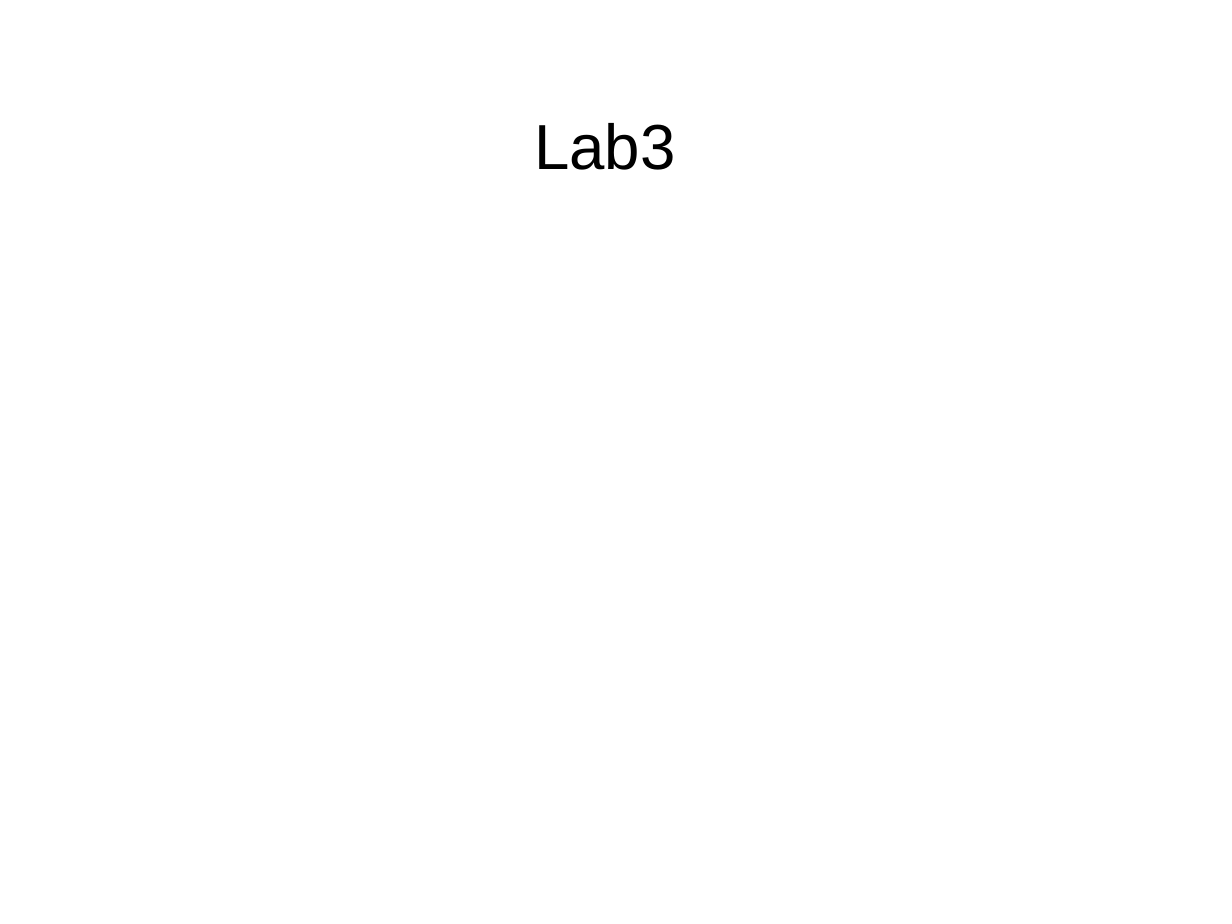
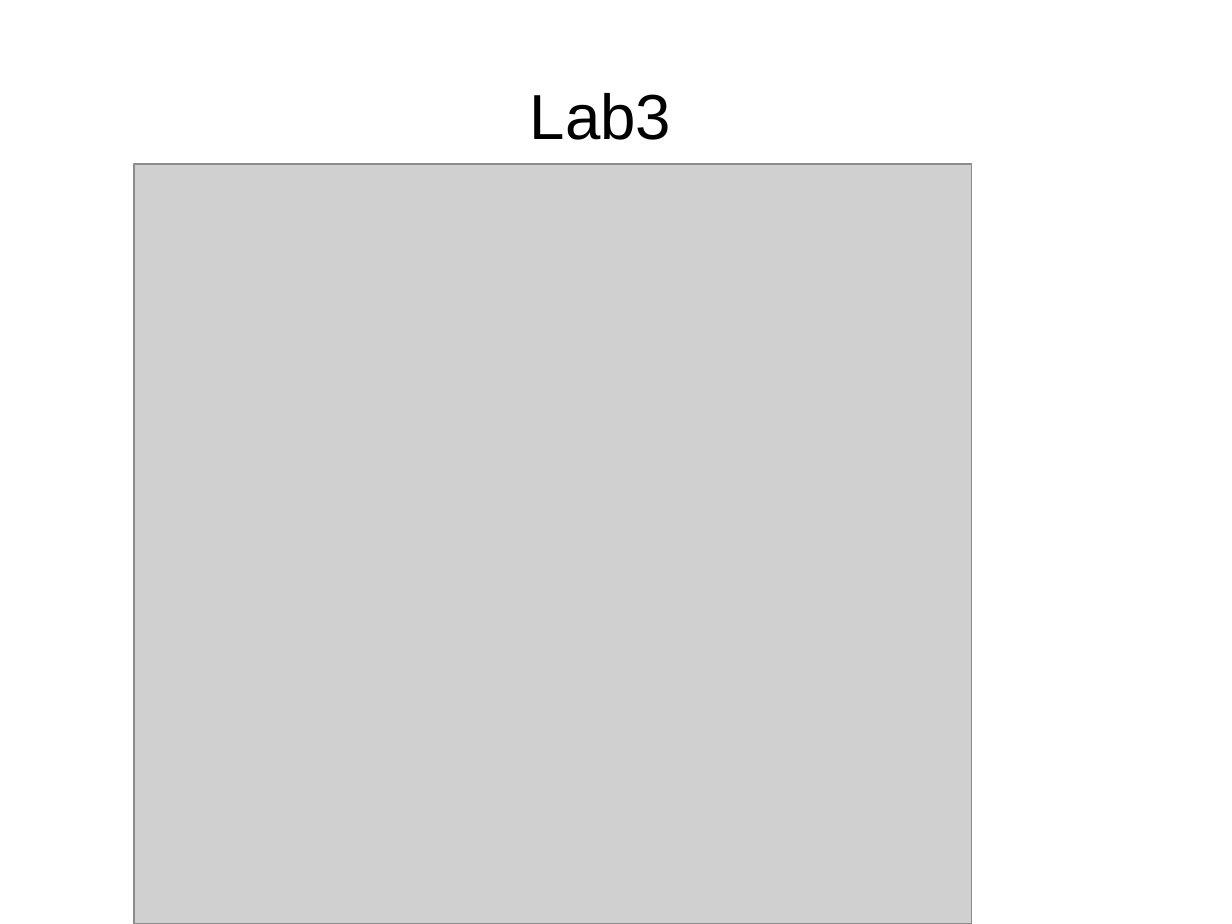
Before and after one commit to puppetMaster3/bikeSheding, a slide deck: slide 10 of training/2of2.ppt. Drawn at 1232x924 pixels with LibreOffice and Linux fonts; fonts in the diff are those of the drawing; grey boxes stand for pictures; background and template pictures are left out. Boxes give left, top, right and bottom in pixels: in the first picture for what was removed or moved away, otherwise in the second. Text is boxed around its words. In the diff, an @@ line names an element or a change of style, - is before the commit and + after.

```diff
--- a/training/2of2.ppt
+++ b/training/2of2.ppt
@@ title "Lab3": place and size @@
-title "Lab3" at [534,123,675,170]
+title "Lab3" at [530,93,671,140]
@@ picture added at [134,164,973,924] @@
```
Also in this commit, not shown: 21 other slides changed, 3 other files.
